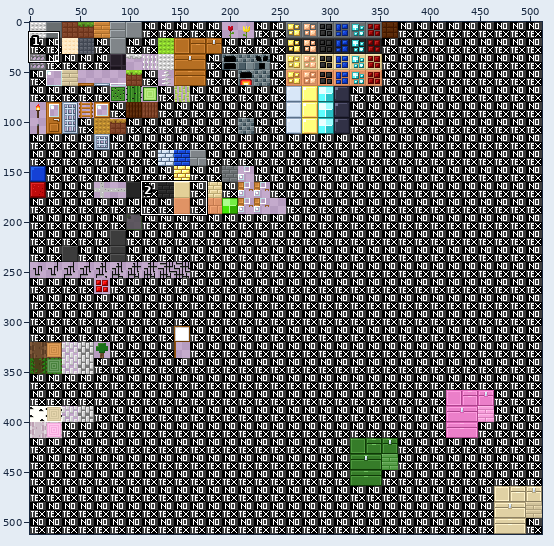
Sprite sheet: terrain.png. Above, an overview of the earlier version with the close-up marked.
Close-up. Before the edit:
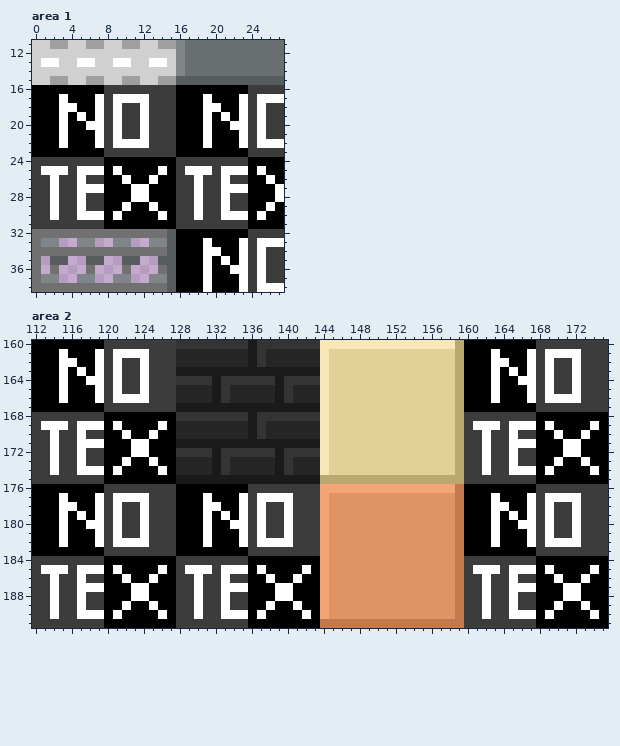
The file is 512x512 pixels. Colours within 5 levels of each other are drawn and written as one. Shown: area 1: x 0..27, y 11..38; area 2: x 112..175, y 160..191.
After the commit:
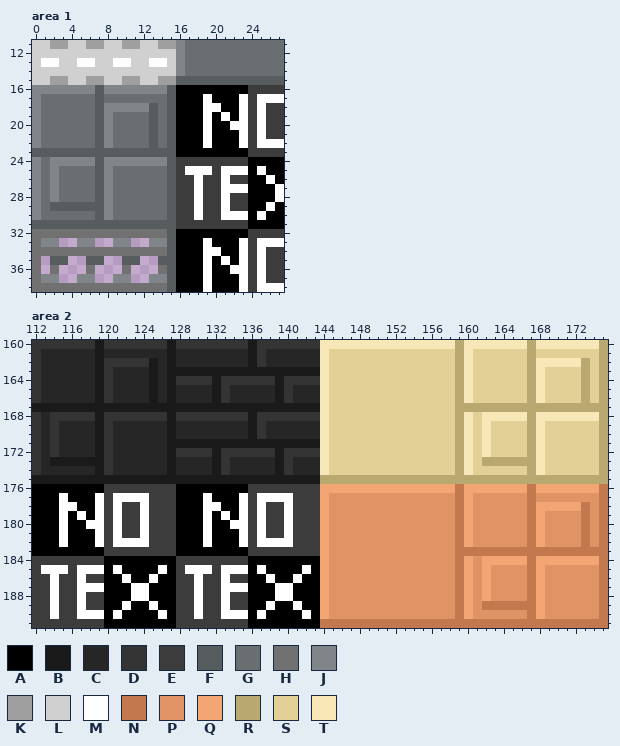
Palette (. is transparent): A #000000  B #1a1a1a  C #262626  D #343434  E #3c3c3c  F #575c5e  G #696e70  H #717171  J #808589  K #9f9f9f  L #d0d0d0  M #ffffff  N #c3794d  P #e09365  Q #f3a574  R #baa871  S #e3d097  T #f8e8b8
Commit: Updated cobble variants for all stone types (except Permafrost)
Diff:
Changed rows in their new state; - is an unchanged pixel.
Area 1:
first column x 0:
16 JJJJJJJFJJJJJJJF
17 JGGGGGGFGGGGGGGF
18 JGGGGGGFJJJJJFGF
19 JGGGGGGFJGGGGFGF
20 JGGGGGGFJGGGGFGF
21 JGGGGGGFJGGGGFGF
22 JGGGGGGFJGGGGFGF
23 FFFFFFFFFFFFFFFF
24 JGJJJJJFJJJJJJJF
25 JGJGGGGFJGGGGGGF
26 JGJGGGGFJGGGGGGF
27 JGJGGGGFJGGGGGGF
28 JGJGGGGFJGGGGGGF
29 JGFFFFFFJGGGGGGF
30 JGGGGGGFJGGGGGGF
31 FFFFFFFFFFFFFFFF
Area 2:
first column x 112:
160 DDDDDDDBDDDDDDDB--------------------------------TTTTTTTRTTTTTTTR
161 DCCCCCCBCCCCCCCB--------------------------------TSSSSSSRSSSSSSSR
162 DCCCCCCBDDDDDBCB--------------------------------TSSSSSSRTTTTTRSR
163 DCCCCCCBDCCCCBCB--------------------------------TSSSSSSRTSSSSRSR
164 DCCCCCCBDCCCCBCB--------------------------------TSSSSSSRTSSSSRSR
165 DCCCCCCBDCCCCBCB--------------------------------TSSSSSSRTSSSSRSR
166 DCCCCCCBDCCCCBCB--------------------------------TSSSSSSRTSSSSRSR
167 BBBBBBBBBBBBBBBB--------------------------------RRRRRRRRRRRRRRRR
168 DCDDDDDBDDDDDDDB--------------------------------TSTTTTTRTTTTTTTR
169 DCDCCCCBDCCCCCCB--------------------------------TSTSSSSRTSSSSSSR
170 DCDCCCCBDCCCCCCB--------------------------------TSTSSSSRTSSSSSSR
171 DCDCCCCBDCCCCCCB--------------------------------TSTSSSSRTSSSSSSR
172 DCDCCCCBDCCCCCCB--------------------------------TSTSSSSRTSSSSSSR
173 DCBBBBBBDCCCCCCB--------------------------------TSRRRRRRTSSSSSSR
174 DCCCCCCBDCCCCCCB--------------------------------TSSSSSSRTSSSSSSR
175 BBBBBBBBBBBBBBBB--------------------------------RRRRRRRRRRRRRRRR
176 ------------------------------------------------QQQQQQQNQQQQQQQN
177 ------------------------------------------------QPPPPPPNPPPPPPPN
178 ------------------------------------------------QPPPPPPNQQQQQNPN
179 ------------------------------------------------QPPPPPPNQPPPPNPN
180 ------------------------------------------------QPPPPPPNQPPPPNPN
181 ------------------------------------------------QPPPPPPNQPPPPNPN
182 ------------------------------------------------QPPPPPPNQPPPPNPN
183 ------------------------------------------------NNNNNNNNNNNNNNNN
184 ------------------------------------------------QPQQQQQNQQQQQQQN
185 ------------------------------------------------QPQPPPPNQPPPPPPN
186 ------------------------------------------------QPQPPPPNQPPPPPPN
187 ------------------------------------------------QPQPPPPNQPPPPPPN
188 ------------------------------------------------QPQPPPPNQPPPPPPN
189 ------------------------------------------------QPNNNNNNQPPPPPPN
190 ------------------------------------------------QPPPPPPNQPPPPPPN
191 ------------------------------------------------NNNNNNNNNNNNNNNN
Pixel boxes of the changes (left, top, right, bottom) in both close-ups:
changed: (32, 85, 176, 229)
changed: (32, 340, 176, 484)
changed: (464, 340, 608, 628)
